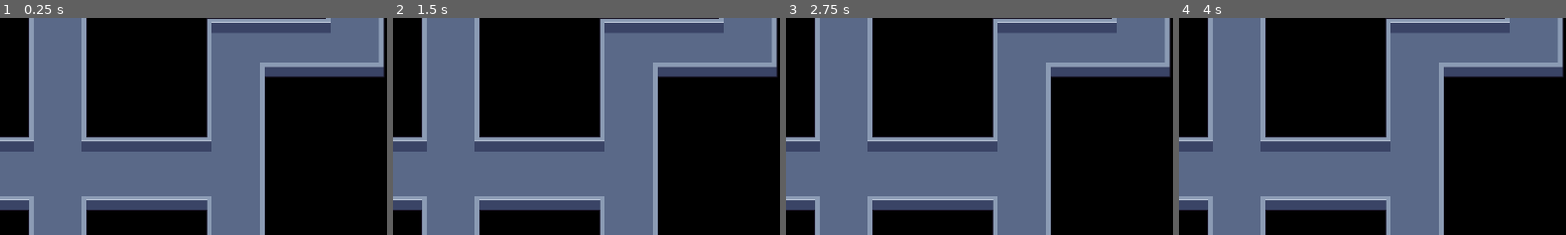
Above: before the commit, frames 1-4 (left to right).
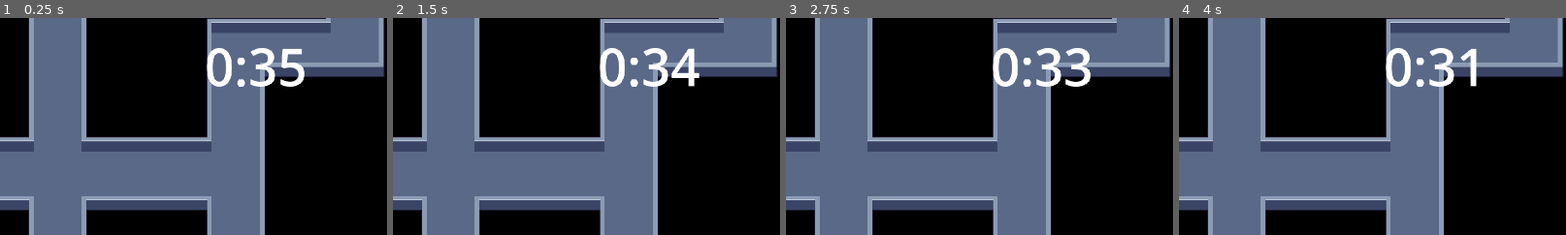
Above: after the commit, the same moments.

Repository: timo-bmgd/dungeon-raider
Game: Godot game, scene res://scenes/level_dungeon.tscn
Same seed, same stepped clock (60 frames per second), same inputs: the game is played once before the commit and once after it. This scene is started directly instead of the project's main scene.
Inputs (mouse positions are % of the whole screen's width and height, from its top left):
- Up to frame 1 (0.25 s): no input
- Up to frame 2 (1.5 s): tap Enter at 0.5 s; move the mouse to (72, 45) at 0.52 s; hold D (right) 0.53-1.28 s; tap 1 (1) at 0.6 s; click (72, 45) at 0.67 s; tap 2 (2) at 0.8, 1.35 s; tap Space at 1.25 s; move the mouse to (30, 55) at 1.27 s; hold S (down) from 1.28 s (still down)
- Up to frame 3 (2.75 s): tap 3 (3) at 1.55, 2.1 s; move the mouse to (60, 28) at 2.02 s; release S (down) at 2.03 s; hold D (right) from 2.03 s (still down); tap 4 (4) at 2.3 s
- Up to frame 4 (4 s): tap Enter at 2.75 s; move the mouse to (45, 70) at 2.77 s; release D (right) at 2.78 s; hold W (up) 2.78-3.53 s; tap 4 (4) at 2.85 s; click (45, 70) at 2.92 s; tap 1 (1) at 3.05, 3.6 s; tap Space at 3.5 s; move the mouse to (80, 65) at 3.52 s; hold A (left) from 3.53 s (still down); tap 2 (2) at 3.8 s
The pictures show only the part of the screen within x 50-100%, y 0-50%; the shares and areas given below are measured in that part.

The runs differ from the first frame. In frame 1, 1.9% of the frame differs, in the area x 53-79%, y 13-32%; in frame 2, 1.9%, in the area x 53-80%, y 13-32%; in frame 3, 1.9%; in frame 4, 1.7%.
Error after the commit: Invalid access to property or key '_on_dungeon_time_over' on a base object of type 'null instance'. (res://scripts/dungeon_death_timer.gd:19)

Commit message:
added timer

Diff:
--- a/scenes/level_dungeon.tscn
+++ b/scenes/level_dungeon.tscn
@@ -1,12 +1,16 @@
-[gd_scene load_steps=5 format=4 uid="uid://dw2i2ete7ha10"]
+[gd_scene load_steps=6 format=4 uid="uid://dw2i2ete7ha10"]
 
 [ext_resource type="TileSet" uid="uid://h82ujpfh1w5x" path="res://assets/tilesets/dungeon.tres" id="1_7tcp7"]
 [ext_resource type="Script" uid="uid://cqy0kf2c4yfc3" path="res://scripts/tile_map_layer.gd" id="2_27e8k"]
 [ext_resource type="PackedScene" uid="uid://dn40vkjyojjlp" path="res://scenes/portal.tscn" id="3_27e8k"]
+[ext_resource type="Script" uid="uid://dihacwvis8fe4" path="res://scripts/dungeon_death_timer.gd" id="4_2dcx5"]
 
 [sub_resource type="CanvasItemMaterial" id="CanvasItemMaterial_27e8k"]
 
-[node name="level_dungeon2" type="TileMapLayer"]
+[node name="Level" type="Node"]
+script = ExtResource("4_2dcx5")
+
+[node name="level_dungeon2" type="TileMapLayer" parent="."]
 material = SubResource("CanvasItemMaterial_27e8k")
 scale = Vector2(2.3, 2.3)
 tile_map_data = PackedByteArray("AADy/9n/AAABAAEAAADy/9r/AAABAAEAAADy/9v/AAABAAEAAADy/9z/AAABAAEAAADy/93/AAABAAEAAADy/9 …(68368 unchanged characters)…
@@ -14,9 +18,21 @@
 script = ExtResource("2_27e8k")
 ITEM_COUNT = 100
 
-[node name="Portal" parent="." instance=ExtResource("3_27e8k")]
+[node name="Portal" parent="level_dungeon2" instance=ExtResource("3_27e8k")]
 position = Vector2(79.565216, 129.13043)
 
-[node name="CanvasModulate" type="CanvasModulate" parent="."]
+[node name="CanvasModulate" type="CanvasModulate" parent="level_dungeon2"]
 visible = false
 color = Color(0, 0, 0, 1)
+
+[node name="CanvasLayer" type="CanvasLayer" parent="level_dungeon2"]
+
+[node name="Label" type="Label" parent="level_dungeon2/CanvasLayer"]
+offset_left = 1468.0
+offset_top = 32.0
+offset_right = 1875.0
+offset_bottom = 207.0
+theme_override_font_sizes/font_size = 128
+text = "HELLO"
+
+[node name="Timer" type="Timer" parent="level_dungeon2/CanvasLayer"]
--- a/scenes/level_spaceship.tscn
+++ b/scenes/level_spaceship.tscn
@@ -1709,7 +1709,6 @@
 sources/0 = SubResource("TileSetAtlasSource_o6el5")
 
 [node name="level_spaceship" type="TileMapLayer"]
-position = Vector2(-2.9999998, -3.9999998)
 scale = Vector2(2.5, 2.5)
 tile_map_data = PackedByteArray("AAD/////AAAMAAIAAAAAAP//AAALAAIAAAABAP//AAALAAIAAAD+////AAALAAIAAAD9////AAAKAAIAAAD9/w …(9904 unchanged characters)…
 tile_set = ExtResource("1_f8ign")
@@ -1732,4 +1731,5 @@
 tile_set = SubResource("TileSet_l55rn")
 
 [node name="CanvasModulate" type="CanvasModulate" parent="."]
+visible = false
 color = Color(0, 0, 0, 1)
--- /dev/null
+++ b/scripts/dungeon_death_timer.gd
@@ -0,0 +1,40 @@
+extends Node
+
+@onready var timer: Timer = $level_dungeon2/CanvasLayer/Timer
+@onready var label: Label = $level_dungeon2/CanvasLayer/Label
+
+signal dungeon_time_over
+signal dungeon_second(time_remaining)
+
+var time_left = 35.0  # 4 minutes in seconds
+
+func _ready():
+	timer.wait_time = 1.0  # Update every second
+	timer.timeout.connect(_on_timer_timeout)
+	timer.start()
+	update_label()
+
+	# Find GameManager (assuming it's an autoload or has a specific name)
+	var game_manager = get_node("/root/Game/GameManager")  # Adjust path
+	dungeon_time_over.connect(game_manager._on_dungeon_time_over)
+	dungeon_second.connect(game_manager._on_dungeon_second)
+
+
+func _on_timer_timeout():
+	time_left -= 1.0
+
+	if time_left <= 0:
+		time_left = 0
+		timer.stop()
+		dungeon_time_over.emit()
+	else:
+		dungeon_second.emit(time_left)
+
+	update_label()
+
+func update_label():
+	var minutes = int(time_left) / 60
+	var seconds = int(time_left) % 60
+	if time_left < 30:
+		label.add_theme_color_override("font_color", Color(0.813, 0.068, 0.241, 1.0))
+	label.text = "%d:%02d" % [minutes, seconds]
--- a/scripts/game_manager.gd
+++ b/scripts/game_manager.gd
@@ -78,3 +78,14 @@
 	item.apply_impulse(target.normalized() * 500)
 
 	item.on_thrown()
+
+
+func _on_dungeon_time_over():
+	print("time over")
+
+	pass
+
+func _on_dungeon_second(time:float):
+	print("time:"+str(time))
+	var light: PointLight2D = player.get_node("PointLight2D")
+	light.energy = 0.2 + (0.8*(time/240.0))
Not shown, added: scripts/dungeon_death_timer.gd.uid
